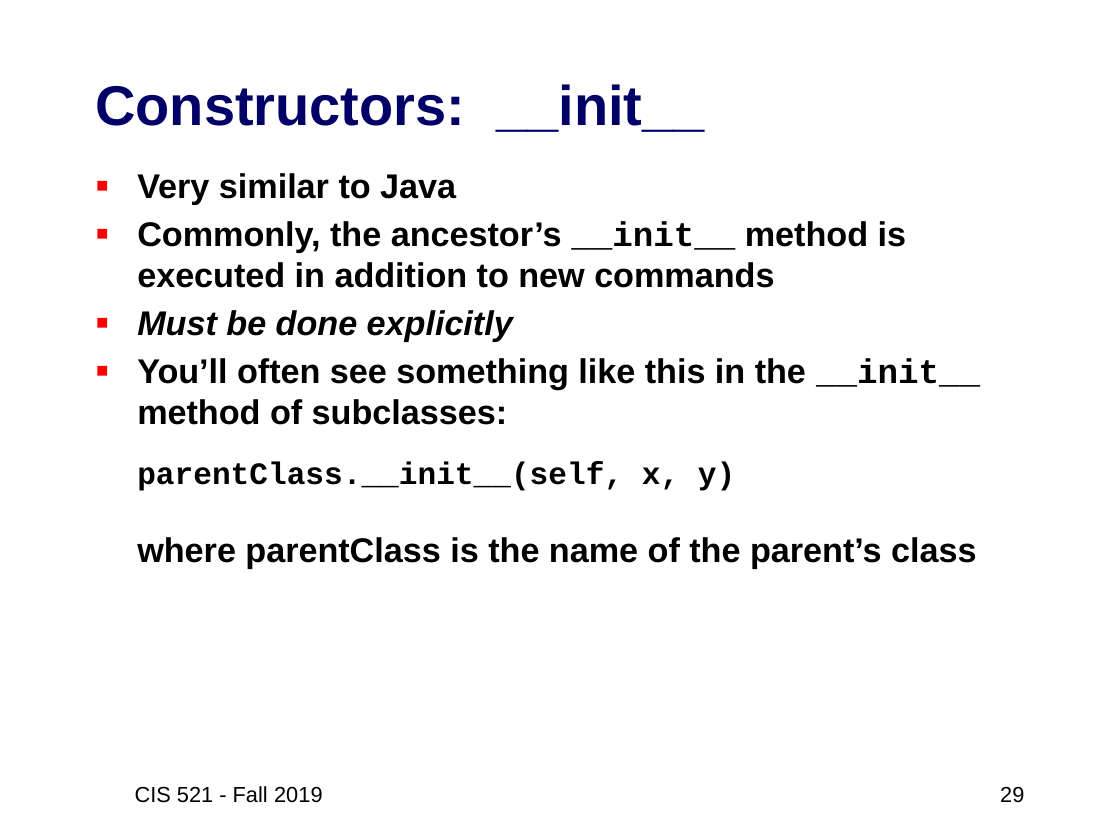
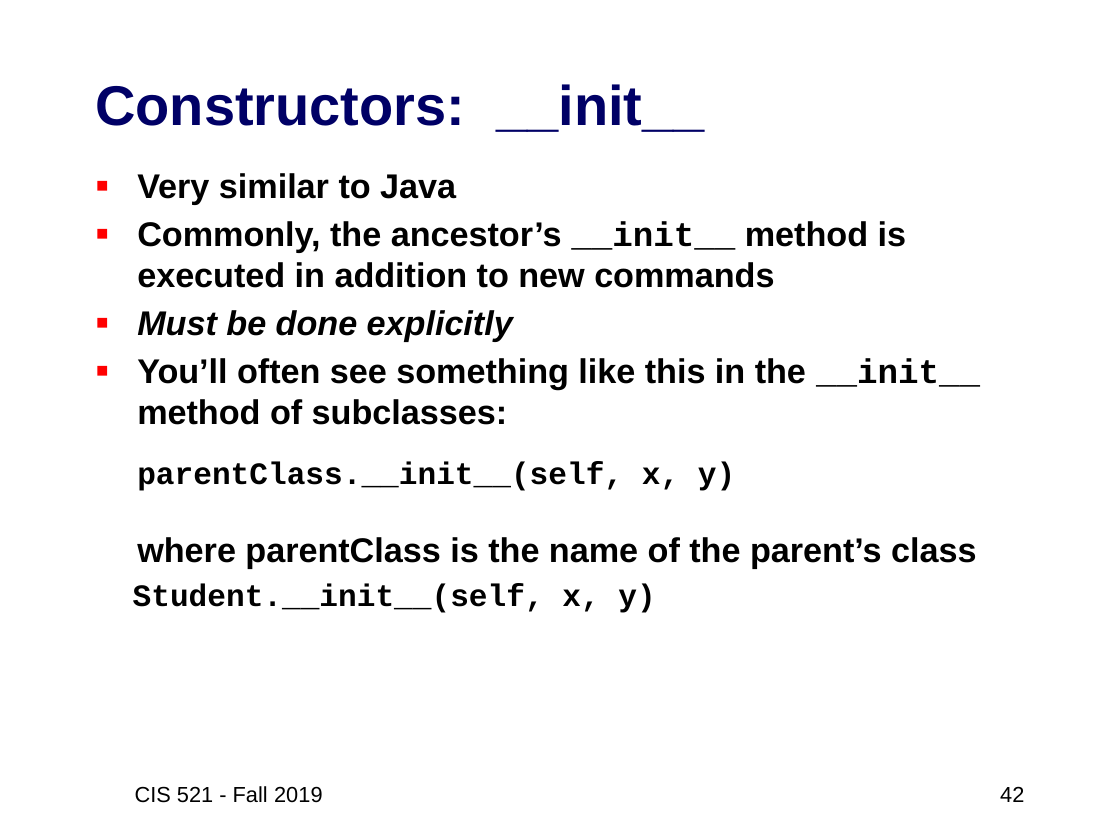
Before and after one commit to artificial-intelligence-class/artificial-intelligence-class.github.io, a slide deck: slide 42 of assets/slides/02-Python3-review2.pptx (slide 29 before the commit). Drawn at 1120x840 pixels with LibreOffice and Linux fonts; fonts in the diff are those of the drawing. Boxes give left, top, right and bottom in pixels: in the first picture for what was removed or moved away, otherwise in the second. Text is boxed around its words. In the diff, an @@ line names an element or a change of style, - is before the commit and + after.

```diff
--- a/assets/slides/02-Python3-review2.pptx
+++ b/assets/slides/02-Python3-review2.pptx
@@ text at (x1=133, y1=583, x2=655, y2=613): paragraph added @@
+Student.__init__(self, x, y)
@@ page number at (x1=1000, y1=786, x2=1024, y2=802): text changed @@
-29
+42
```
Also in this commit, not shown: 7 other slides changed, 14 slides added, 1 other file.
